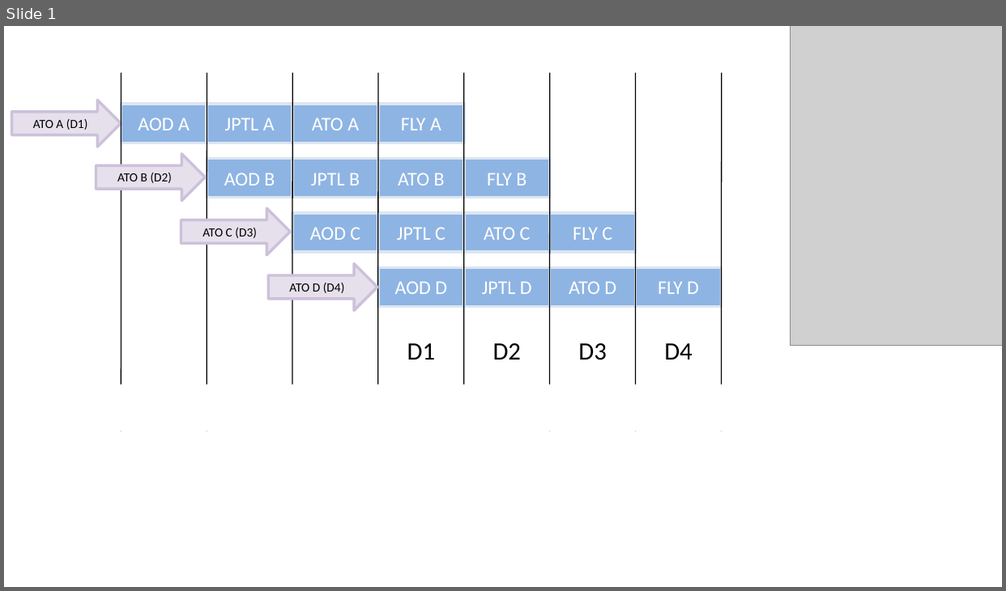
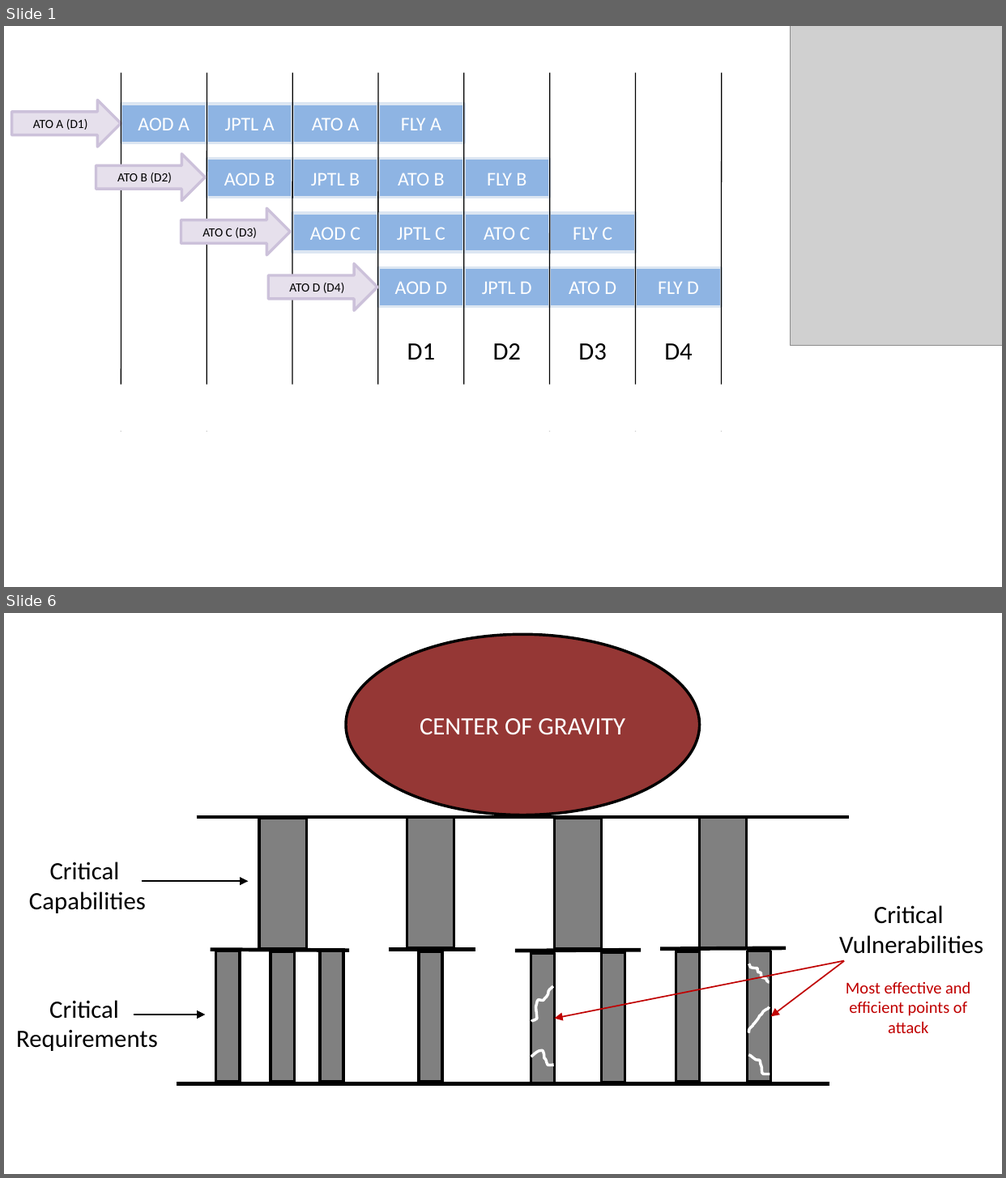
Before and after one commit to 132nd-vWing/OPAR-Brief, a slide deck: UNDER DEVELOPMENT/ADMIN DOCUMENTS TTPs OPAR 2.0/ATO.pptx. Shown one above the other, each under a label of ours: slide 1 before the commit, slides 1 and 6 after it; the slides between them are not shown. The pictures are 1006x591 and 1006x1178 pixels, drawn with LibreOffice and Linux fonts; fonts in the diff are those of the drawing; grey boxes stand for pictures. Boxes give left, top, right and bottom in pixels: in the first picture for what was removed or moved away, otherwise in the second. Text is boxed around its words. In the diff, an @@ line names an element or a change of style, - is before the commit and + after.

```diff
--- a/UNDER DEVELOPMENT/ADMIN DOCUMENTS TTPs OPAR 2.0/ATO.pptx
+++ b/UNDER DEVELOPMENT/ADMIN DOCUMENTS TTPs OPAR 2.0/ATO.pptx
@@ slide 6 added at (4, 613, 1002, 1174), background #FFFFFF @@
@@ ellipse added at (347, 634, 700, 815), fill #953735, outline #000000 2 pt, 18 pt, text #FFFFFF @@
+CENTER OF GRAVITY
@@ line added from (197, 818) to (848, 818), #000000 2.75 pt @@
@@ rectangle added at (259, 819, 306, 949), fill #808080, outline #000000 2 pt @@
@@ rectangle added at (407, 818, 454, 948), fill #808080, outline #000000 2 pt @@
@@ rectangle added at (555, 819, 602, 949), fill #808080, outline #000000 2 pt @@
@@ rectangle added at (700, 818, 747, 948), fill #808080, outline #000000 2 pt @@
@@ text added at (29, 862, 146, 914), 18 pt, text #000000 @@
+Critical
+Capabilities
@@ arrow added from (142, 881) to (249, 881), #000000 1 pt @@
@@ text added at (839, 905, 983, 954), 18 pt, text #000000 @@
+Critical
+Vulnerabilities
@@ line added from (211, 949) to (349, 950), #000000 2.75 pt @@
@@ rectangle added at (216, 952, 241, 1082), fill #808080, outline #000000 2 pt @@
@@ rectangle added at (270, 952, 295, 1082), fill #808080, outline #000000 2 pt @@
@@ rectangle added at (319, 952, 343, 1082), fill #808080, outline #000000 2 pt @@
@@ line added from (388, 949) to (476, 949), #000000 2.75 pt @@
@@ rectangle added at (420, 952, 443, 1082), fill #808080, outline #000000 2 pt @@
@@ line added from (515, 952) to (641, 950), #000000 2.75 pt @@
@@ rectangle added at (602, 952, 626, 1083), fill #808080, outline #000000 2 pt @@
@@ line added from (659, 949) to (786, 948), #000000 2.75 pt @@
@@ rectangle added at (675, 952, 700, 1082), fill #808080, outline #000000 2 pt @@
@@ rectangle added at (748, 952, 771, 1082), fill #808080, outline #000000 2 pt @@
@@ rectangle added at (530, 953, 555, 1084), fill #808080, outline #000000 2 pt @@
@@ arrow added from (844, 961) to (555, 1018), #C00000 1 pt @@
@@ freeform shape added at (748, 965, 769, 982), outline #FFFFFF 2 pt @@
@@ arrow added from (844, 961) to (770, 1016), #C00000 1 pt @@
@@ text added at (16, 1000, 158, 1051), 18 pt, text #000000 @@
+Critical
+Requirements
@@ freeform shape added at (530, 986, 553, 1021), outline #FFFFFF 2 pt @@
@@ text added at (846, 982, 970, 1033), 12 pt, text #C00000 @@
+Most effective and efficient points of attack
@@ arrow added from (134, 1015) to (206, 1015), #000000 1 pt @@
@@ freeform shape added at (748, 1007, 769, 1032), outline #FFFFFF 2 pt @@
@@ freeform shape added at (530, 1051, 554, 1066), outline #FFFFFF 2 pt @@
@@ freeform shape added at (748, 1055, 769, 1074), outline #FFFFFF 2 pt @@
@@ line added from (177, 1084) to (829, 1084), #000000 2.75 pt @@
```
Also in this commit, not shown: 13 other slides added, 8 other files.
